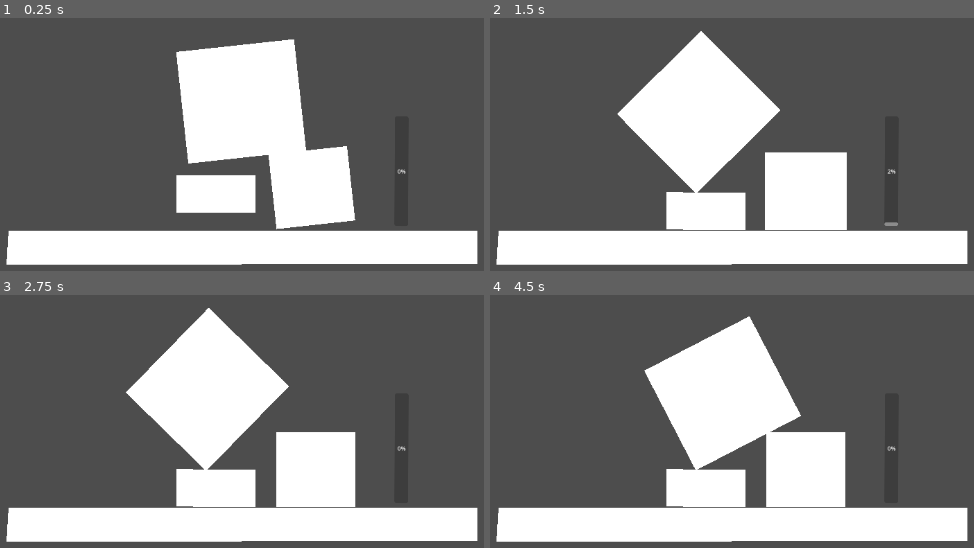
Above: before the commit, frames 1-4 (two rows, left to right).
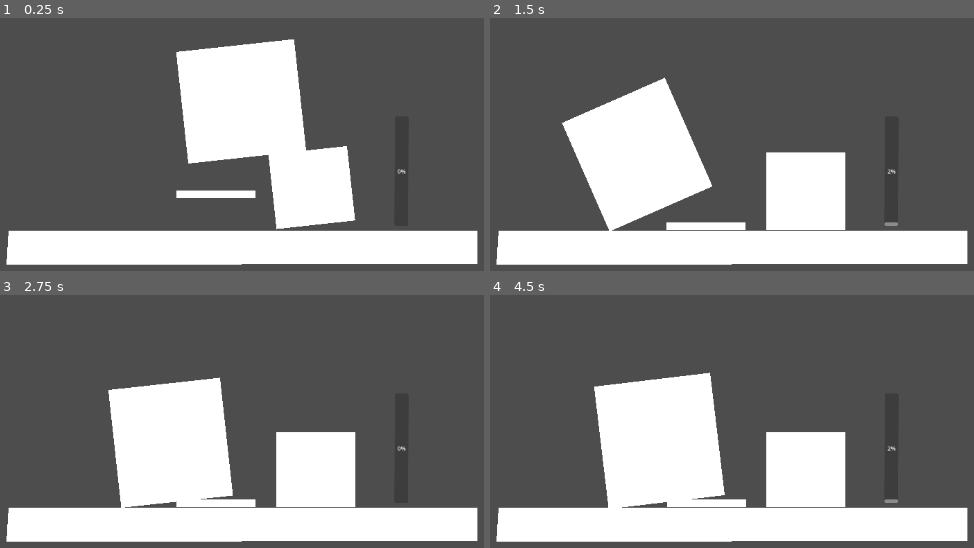
Above: after the commit, the same moments.

Repository: mgi-dev/size-them-up
Game: Godot game, scene res://scenes/main.tscn
The game is run twice, just before and just after one commit, with the same random seed, the same clock (stepped at 60 frames per second) and the same inputs.
Inputs (mouse positions are in pixels of both pictures, inside the frame that each line leads up to):
- Up to frame 1 (0.25 s): no input
- Up to frame 2 (1.5 s): move the mouse to (707, 210) at 0.52 s; hold Right mouse button (size_down) 0.53-1.28 s; click (707, 210) at 0.8 s; move the mouse to (804, 192) at 1.27 s; click (804, 192) at 1.35 s
- Up to frame 3 (2.75 s): right-click (314, 469) at 1.55 s; move the mouse to (208, 388) at 2.02 s; hold Right mouse button (size_down) from 2.03 s (still down); click (208, 388) at 2.3 s
- Up to frame 4 (4.5 s): move the mouse to (outside the picture) at 2.77 s; release Right mouse button (size_down) at 2.78 s; click (outside the picture) at 2.85 s; right-click (outside the picture) at 3.05 s; tap Enter at 3.5 s; move the mouse to (outside the picture) at 3.52 s; hold Right mouse button (size_down) 3.53-4.28 s; click (outside the picture) at 3.8 s; move the mouse to (644, 451) at 4.27 s; click (644, 451) at 4.35 s

The runs differ from the first frame. In frame 1, 2.0% of the frame differs, in the area x 36-53%, y 62-78%; in frame 2, 17%, in the area x 14-74%, y 5-85%; in frame 3, 13%; in frame 4, 16%.

Commit message:
more versatiles resize modes

Diff:
--- a/scenes/main.tscn
+++ b/scenes/main.tscn
@@ -15,11 +15,13 @@
 
 [node name="ResizableV2" parent="." unique_id=2113696681 instance=ExtResource("1_o5qli")]
 position = Vector2(321, 226)
-scale = Vector2(2, 1)
+scale = Vector2(2, 0.2)
+resize_mode = 2
 
 [node name="ResizableV3" parent="." unique_id=945991924 instance=ExtResource("1_o5qli")]
 position = Vector2(459, 209)
 scale = Vector2(2, 2)
+resize_mode = 1
 
 [node name="SizeGauge" parent="." unique_id=1367314203 instance=ExtResource("2_0wfyh")]
 position = Vector2(587, 301)
--- a/scenes/resizable_v_2.gd
+++ b/scenes/resizable_v_2.gd
@@ -4,6 +4,10 @@
 @export var hitbox: CollisionShape2D
 @export var mouse_detector: CollisionShape2D
 
+
+enum RESIZE_MODE {ALL, VERTICAL, HORIZONTAL}
+
+@export var resize_mode: RESIZE_MODE = RESIZE_MODE.ALL
 
 var RESIZE_SPEED: float = 0.01
 
@@ -19,20 +23,14 @@
 
 
 func _ready() -> void:
-	# dedup allow to resizeonly one box. collision shapes are shared are shared ressources by default.
-	hitbox.shape = hitbox.shape.duplicate(true)
-	mouse_detector.shape = mouse_detector.shape.duplicate(true)
-
 	# storing size allow to start with various size for component. else will default to (1, 1)
 	initial_size = hitbox.shape.size * scale
 
 	# setting size for hitbox based on parent transfom scale (1.5, 1.5)
-	hitbox.shape.size = initial_size
-	mouse_detector.shape.size = initial_size
-
 	initial_scale_transform = scale
 	sprite.scale = initial_scale_transform
-
+	hitbox.scale = initial_scale_transform
+	mouse_detector.scale = initial_scale_transform
 
 func debug():
 	print(position, sprite.position, sprite.scale, hitbox.position, hitbox.shape.size)
@@ -49,17 +47,19 @@
 func _physics_process(delta: float) -> void:
 	# called 60 times per second. do not lag this.
 	if Input.is_action_pressed("size_up"):
-		size_up()
-		process_hitbox_resize()
-		process_mouse_detector_resize()
+		if can_size_up():
+			size_up()
+			process_hitbox_resize()
+			process_mouse_detector_resize()
 		if selected:
 			# debug()
 			pass
 
 	elif Input.is_action_pressed("size_down"):
-		size_down()
-		process_hitbox_resize()
-		process_mouse_detector_resize()
+		if can_size_down():
+			size_down()
+			process_hitbox_resize()
+			process_mouse_detector_resize()
 
 func can_size_up() -> bool:
 	return selected and GameState.can_size_up()
@@ -69,27 +69,39 @@
 	return selected and GameState.can_size_down()
 
 func size_up() -> void:
-	if can_size_up():
-		new_scale_multiplier = current_scale_muliplier + RESIZE_SPEED
-		SignalBus.resized.emit(new_scale_multiplier - current_scale_muliplier)
+	new_scale_multiplier = current_scale_muliplier + RESIZE_SPEED
+	SignalBus.resized.emit(new_scale_multiplier - current_scale_muliplier)
 
 func size_down() -> void:
-	if can_size_down():
-		new_scale_multiplier = current_scale_muliplier - RESIZE_SPEED
-		SignalBus.resized.emit(new_scale_multiplier - current_scale_muliplier)
+	new_scale_multiplier = current_scale_muliplier - RESIZE_SPEED
+	SignalBus.resized.emit(new_scale_multiplier - current_scale_muliplier)
+
+
+
+func get_transformed_scale(_scale: Vector2, transform: float) -> Vector2:
+	# Transform the given Vector depending on selected resize mode.
+	if resize_mode == RESIZE_MODE.ALL:
+		return _scale * transform
+	if resize_mode == RESIZE_MODE.HORIZONTAL:
+		return Vector2(_scale.x * transform, _scale.y)
+	if resize_mode == RESIZE_MODE.VERTICAL:
+		return Vector2(_scale.x, _scale.y * transform)
+	else:
+		return _scale * transform
+
 
 
 func process_hitbox_resize() -> void:
-	hitbox.shape.size = initial_size * new_scale_multiplier
+	hitbox.scale = get_transformed_scale(initial_scale_transform, new_scale_multiplier)
 	current_scale_muliplier = new_scale_multiplier
 
 
 func process_mouse_detector_resize() -> void:
-	mouse_detector.shape.size = initial_size * new_scale_multiplier
+	mouse_detector.scale = get_transformed_scale(initial_scale_transform, new_scale_multiplier)
 
 
 func process_sprite_resize() -> void:
-	sprite.scale = initial_scale_transform * new_scale_multiplier
+	sprite.scale = get_transformed_scale(initial_scale_transform, new_scale_multiplier)
 	current_sprite_scale_multiplier = new_scale_multiplier
 
 
